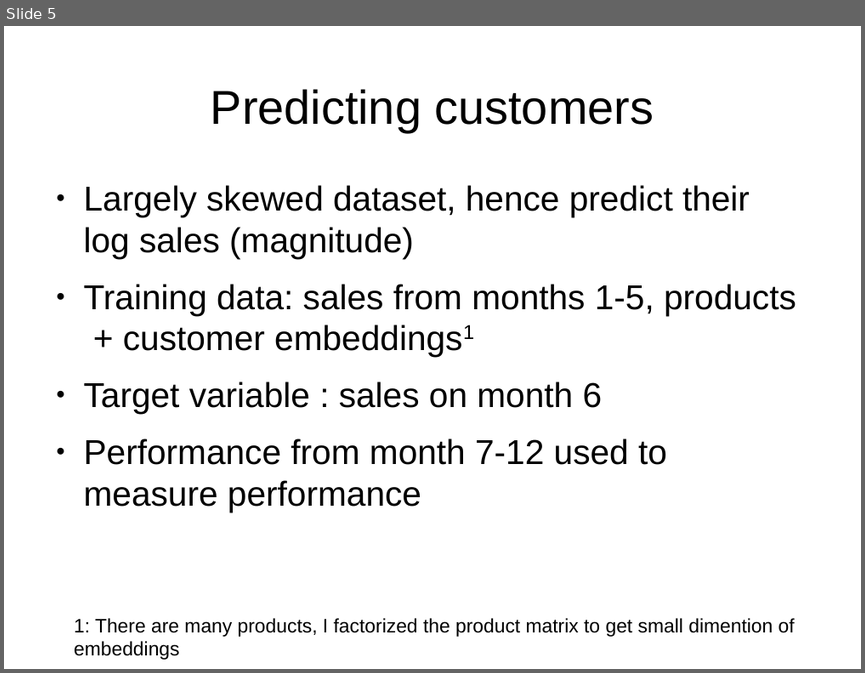
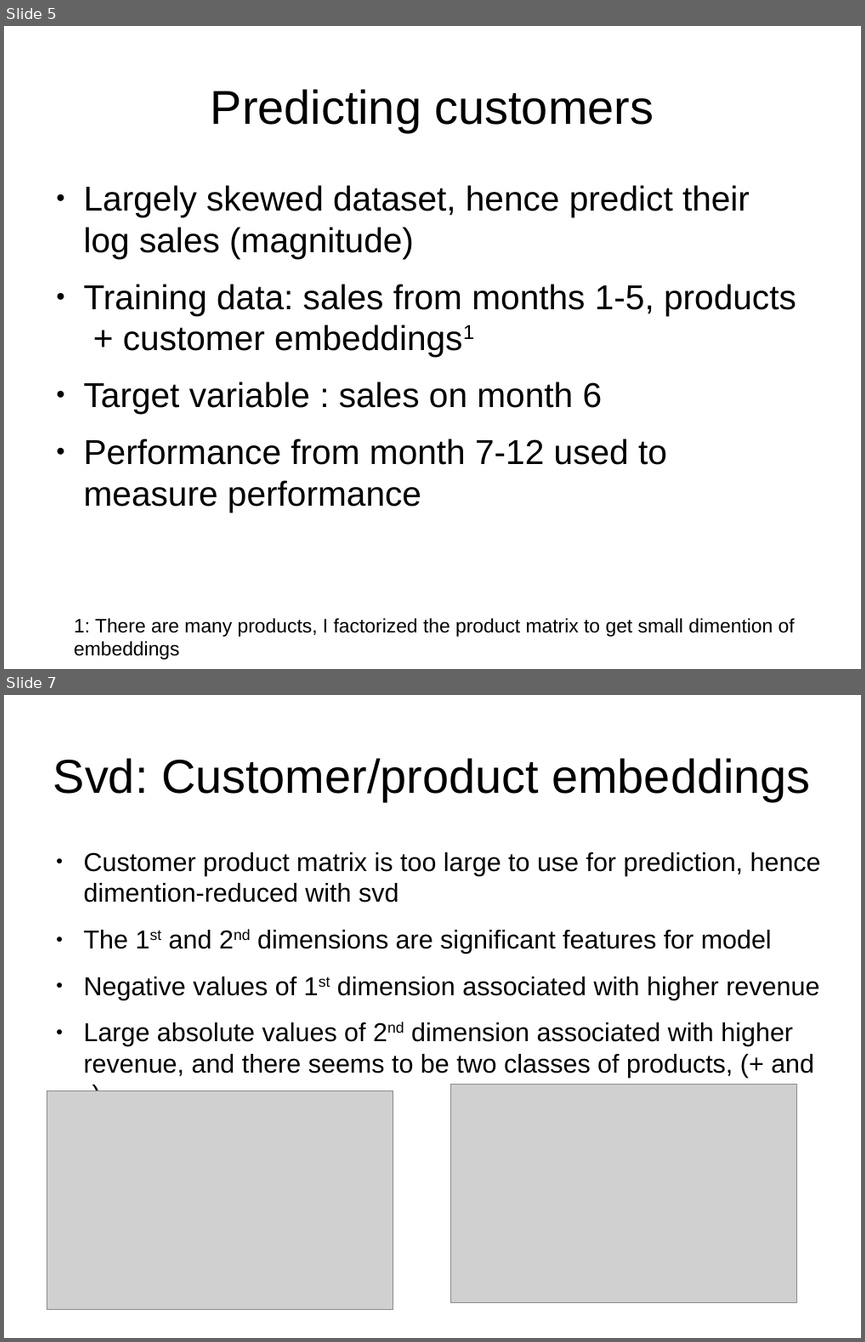
Before and after one commit to leexa90/E-commece-Data-Science, a slide deck: Present.odp. Shown one above the other, each under a label of ours: slide 5 before the commit, slides 5 and 7 after it; the slides between them are not shown. The pictures are 865x673 and 865x1342 pixels, drawn with LibreOffice and Linux fonts; fonts in the diff are those of the drawing; grey boxes stand for pictures. Boxes give left, top, right and bottom in pixels: in the first picture for what was removed or moved away, otherwise in the second. Text is boxed around its words. In the diff, an @@ line names an element or a change of style, - is before the commit and + after.

```diff
--- a/Present.odp
+++ b/Present.odp
@@ slide 7 added at box(4, 695, 861, 1338), background #FFFFFF @@
@@ title added at box(53, 758, 810, 801), 44 pt, text #000000 @@
+Svd: Customer/product embeddings
@@ text added at box(84, 852, 821, 1077), 24 pt, text #000000 @@
+● Customer product matrix is too large to use for prediction, hence dimention-reduced with svd
+● The 1st and 2nd dimensions are significant features for model
+● Negative values of 1st dimension associated with higher revenue
+● Large absolute values of 2nd dimension associated with higher revenue, and there seems to be two classes of products, (+ and -)
@@ picture added at box(46, 1091, 392, 1310) @@
@@ picture added at box(451, 1083, 797, 1302) @@
```
Also in this commit, not shown: 1 slide changed, 2 other files.
